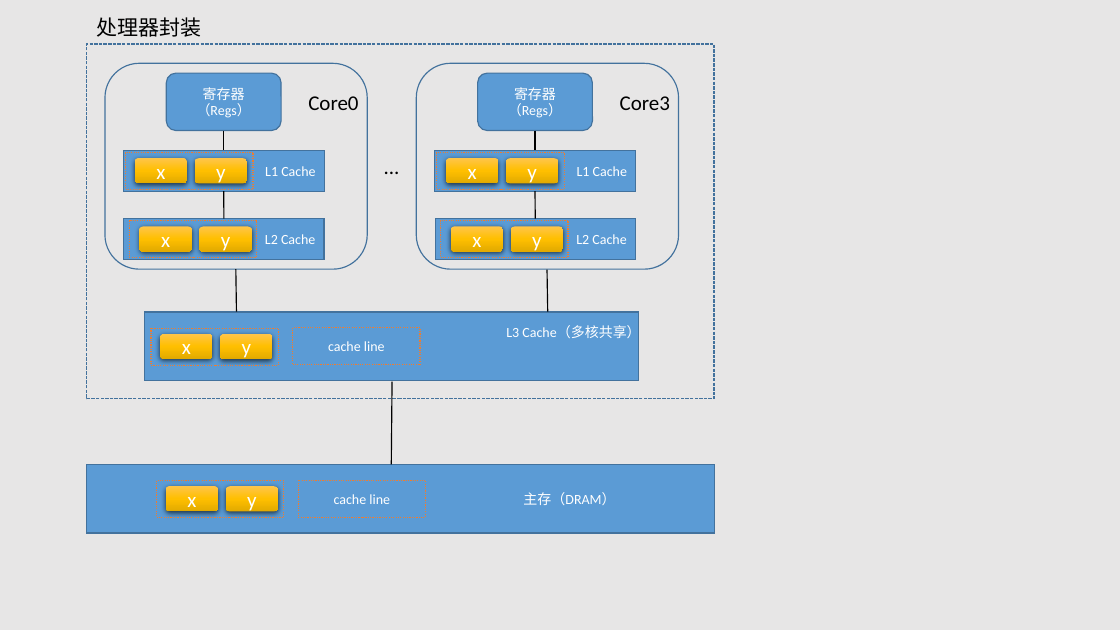
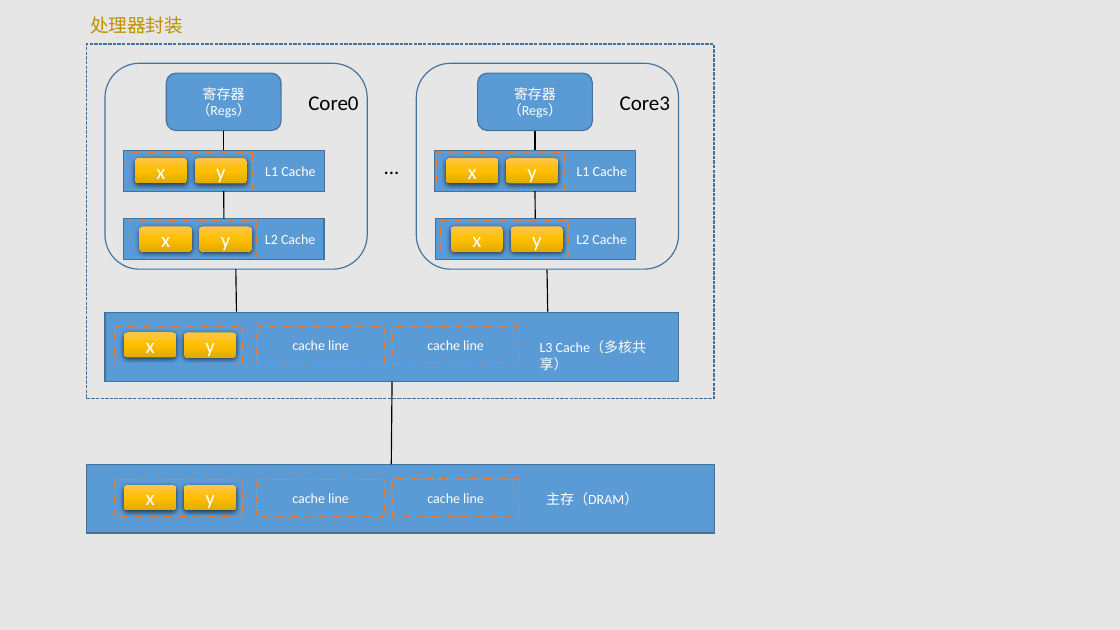
Before and after one commit to struggle3014/SeriesBasicCapability, a slide deck: slide 13 of docs/PPT/JVM.pptx. Drawn at 1120x630 pixels with LibreOffice and Linux fonts; fonts in the diff are those of the drawing. Boxes give left, top, right and bottom in pixels: in the first picture for what was removed or moved away, otherwise in the second. Text is boxed around its words. In the diff, an @@ line names an element or a change of style, - is before the commit and + after.

```diff
--- a/docs/PPT/JVM.pptx
+++ b/docs/PPT/JVM.pptx
@@ text "处理器封装" at [90, 16, 183, 34]: size 18 to 16 pt, text colour #000000 to #BF9000 @@
@@ rectangle: place and size @@
-rectangle at [145, 312, 639, 381]
+rectangle at [105, 313, 679, 382]
@@ 2 rectangles, 2 rounded rectangles: place and size @@
-2 rectangles, 2 rounded rectangles at [151, 328, 420, 365]
+2 rectangles, 2 rounded rectangles at [115, 327, 385, 364]
@@ rectangle added at [392, 327, 520, 364], outline #ED7D31 1 pt dashed, 12 pt, text #FFFFFF @@
+cache line
@@ text "L3 Cache（多核共享）" rewrapped from [506, 325, 640, 341] to [540, 340, 646, 370] @@
@@ rectangle added at [392, 479, 520, 516], outline #ED7D31 1 pt dashed, 12 pt, text #FFFFFF @@
+cache line
@@ 2 rectangles, 2 rounded rectangles: place and size @@
-2 rectangles, 2 rounded rectangles at [156, 481, 426, 518]
+2 rectangles, 2 rounded rectangles at [115, 480, 385, 517]
@@ text "主存（DRAM）": place and size @@
-text "主存（DRAM）" at [523, 492, 615, 505]
+text "主存（DRAM）" at [546, 492, 638, 505]
```
Also in this commit, not shown: 1 other file.
